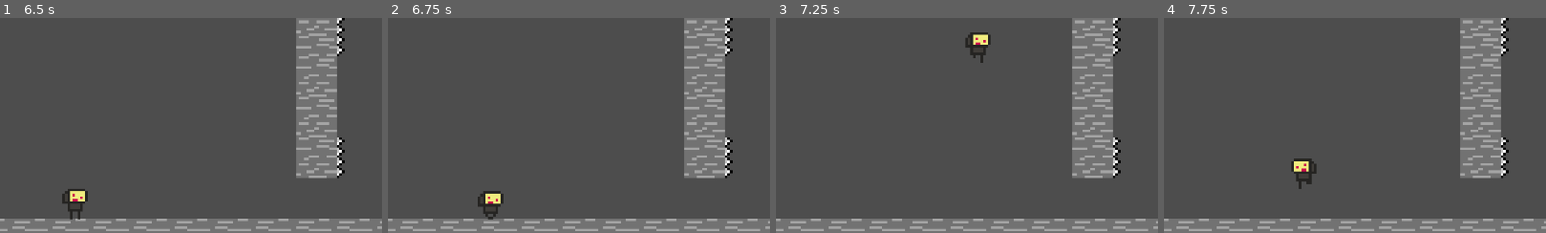
Above: before the commit, frames 1-4 (left to right).
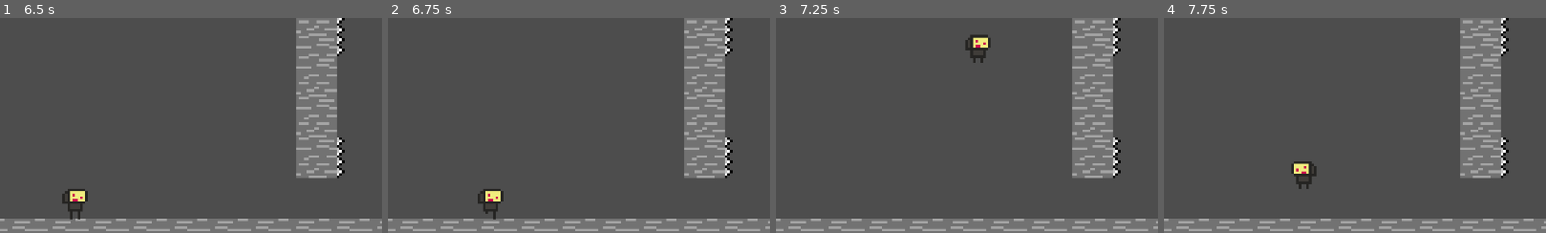
Above: after the commit, the same moments.

Repository: arcality/Built-to-Scale-GMTK-2024
Game: Godot game, scene res://scenes/main.tscn
The game is run twice, just before and just after one commit, with the same random seed, the same clock (stepped at 60 frames per second) and the same inputs. The engine's default icon, where the game draws it, is replaced by a stand-in: a white triangle on a blue panel in a dark square.
Inputs (mouse positions are % of the whole screen's width and height, from its top left):
- Up to frame 1 (6.5 s): move the mouse to (72, 45) at 0.52 s; hold D (move_right) 0.53-1.25 s; tap E (edit) at 0.6 s; click (72, 45) at 0.67 s; tap Space (jump) at 0.77 s; click "Double Jump" at 1.25 s; click "Umbrella" at 2 s; click "Dash" at 2.75 s; click "Wall Jump" at 3.5 s; click "Climb" at 4.25 s; click "Jump Boost" at 5 s; click "Resume" at 5.75 s
- Up to frame 2 (6.75 s): move the mouse to (30, 55) at 6.52 s; hold D (move_right) from 6.53 s (still down); click (30, 55) at 6.6 s
- Up to frame 3 (7.25 s): keep holding D (move_right); tap Space (jump) at 6.77 s
- Up to frame 4 (7.75 s): move the mouse to (60, 28) at 7.27 s; release D (move_right) at 7.28 s; hold A (move_left) from 7.28 s (still down); tap E (edit) at 7.35 s
The pictures show only the part of the screen within x 6-56%, y 48-98%; the shares and areas given below are measured in that part.

Frame 1 is identical in both runs. In frame 2, 0.4% of the frame differs, in the area x 23-31%, y 79-94%; in frame 3, 0.4%, in the area x 49-57%, y 6-21%; in frame 4, 0.4%.

Commit message:
improved animation switching

Diff:
--- a/scenes/player.tscn
+++ b/scenes/player.tscn
@@ -87,7 +87,7 @@
 "texture": SubResource("AtlasTexture_c82bi")
 }],
 "loop": true,
-"name": &"run",
+"name": &"running",
 "speed": 10.0
 }]
 
@@ -113,9 +113,8 @@
 [node name="AnimatedSprite2D" type="AnimatedSprite2D" parent="."]
 scale = Vector2(4.25, 4.25)
 sprite_frames = SubResource("SpriteFrames_io8bg")
-animation = &"run"
+animation = &"running"
 autoplay = "idle"
-frame_progress = 0.327167
 
 [node name="FiniteStateMachine" type="Node" parent="." node_paths=PackedStringArray("initial_state")]
 script = ExtResource("2_51co4")
--- a/scripts/player.gd
+++ b/scripts/player.gd
@@ -56,6 +56,8 @@
 
 # Called every frame. 'delta' is the elapsed time since the previous frame.
 func _process(delta):
+
+	# gravity processing
 	if not is_on_floor():
 		velocity.y += gravity * delta
 
@@ -71,10 +73,16 @@
 		player_sprite.flip_h = true
 
 	# play sprite animations
-	if horizontal_movement_direction() == 0:
+	#if horizontal_movement_direction() == 0:
+		#player_sprite.play("idle")
+	#else:
+		#player_sprite.play("running")
+
+	if $FiniteStateMachine.current_state.name.to_lower() in player_sprite.sprite_frames.get_animation_names():
+		print($FiniteStateMachine.current_state.name.to_lower())
+		player_sprite.play($FiniteStateMachine.current_state.name.to_lower())
+	else:
 		player_sprite.play("idle")
-	else:
-		player_sprite.play("run")
 
 	# if current velocity is to the right
 	if velocity.x > 0:
--- a/scripts/state-machine/idle.gd
+++ b/scripts/state-machine/idle.gd
@@ -12,6 +12,7 @@
 	#player.target_velocity = 0
 	player.acceleration_amount = 75
 	player.deceleration_amount = 300
+
 
 func Exit():
 	pass
